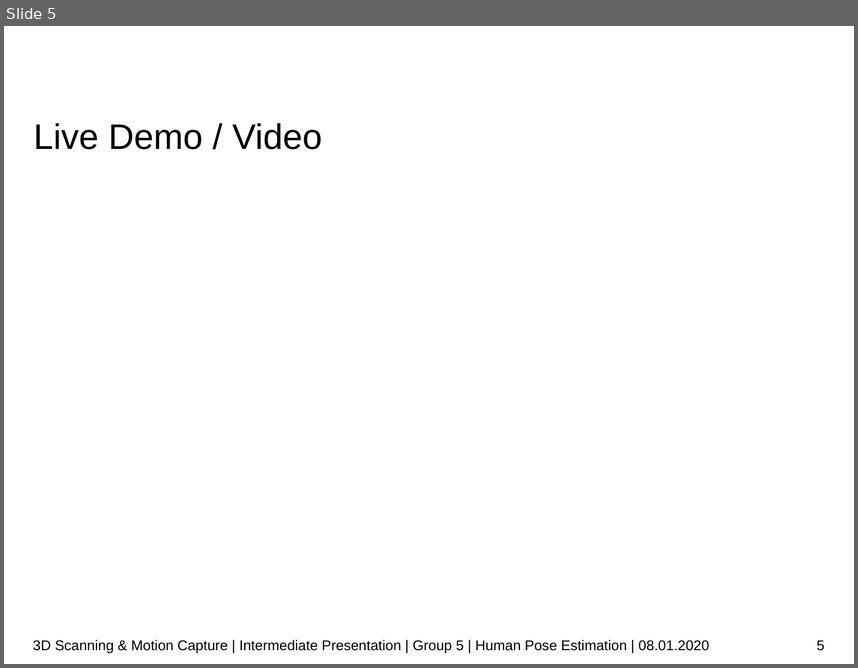
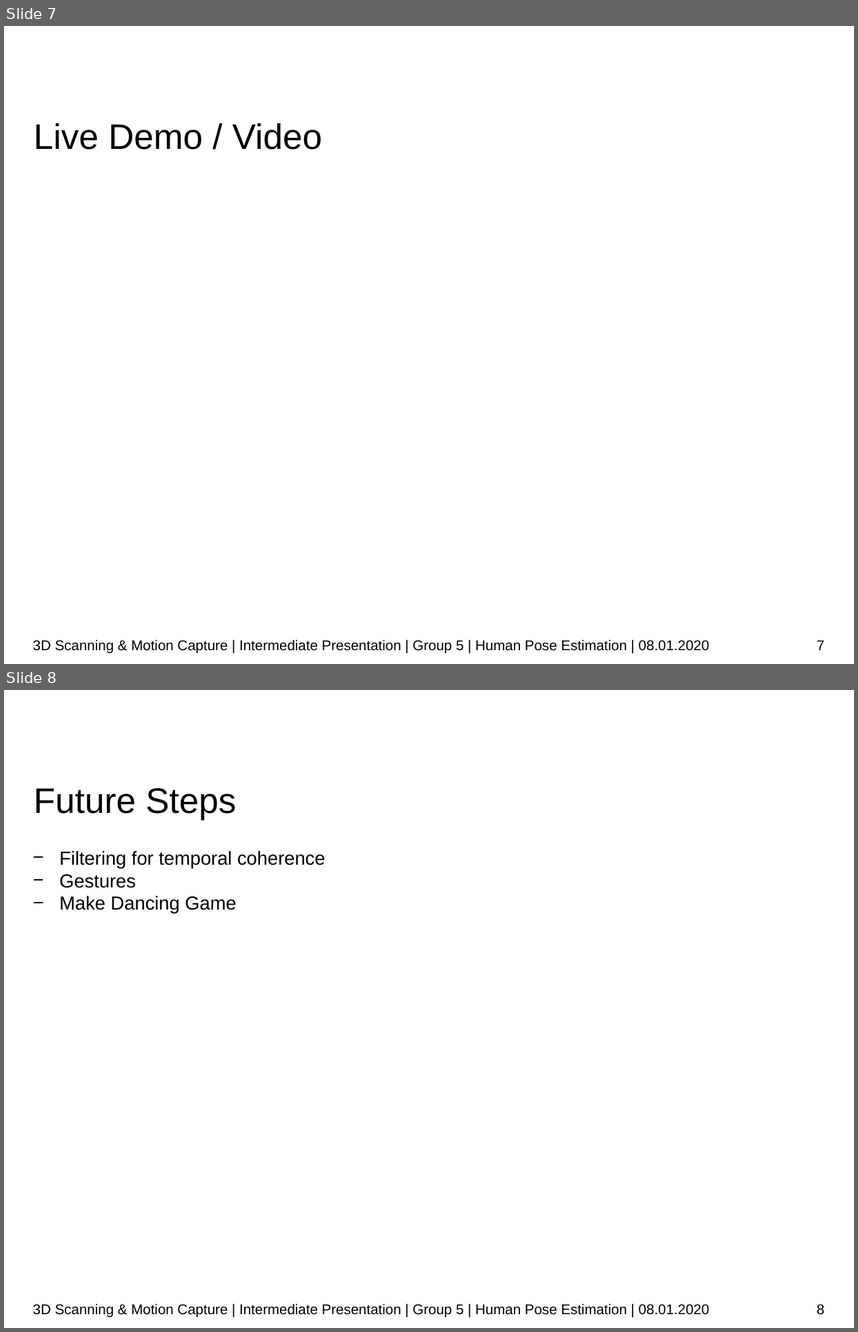
Before and after one commit to qiaoqiao7878/3DScanProject, a slide deck: Presentation/IntermediatePres.pptx. Shown one above the other, each under a label of ours: slide 5 before the commit, slides 7 and 8 after it. The pictures are 858x668 and 858x1332 pixels, drawn with LibreOffice and Linux fonts; fonts in the diff are those of the drawing; background and template pictures are left out. Boxes give left, top, right and bottom in pixels: in the first picture for what was removed or moved away, otherwise in the second. Text is boxed around its words. In the diff, an @@ line names an element or a change of style, - is before the commit and + after.

```diff
--- a/Presentation/IntermediatePres.pptx
+++ b/Presentation/IntermediatePres.pptx
@@ slide 8 added at (4,690,854,1328), background #FFFFFF @@
@@ title added at (34,788,236,820), 30 pt, text #000000 @@
+Future Steps
@@ text added at (59,851,325,914), 16 pt, text #000000 @@
+− Filtering for temporal coherence
+− Gestures
+− Make Dancing Game
@@ text added at (33,1303,710,1317), 12 pt, text #000000 @@
+3D Scanning & Motion Capture | Intermediate Presentation | Group 5 | Human Pose Estimation | 08.01.2020
@@ page number added at (817,1303,824,1314), 12 pt, text #000000 @@
+8
@@ what was slide 5 is now slide 7 @@
@@ page number at (817,640,824,650): text changed @@
-5
+7
```
Also in this commit, not shown: 2 slides changed, 2 other slides added, 1 other file.
